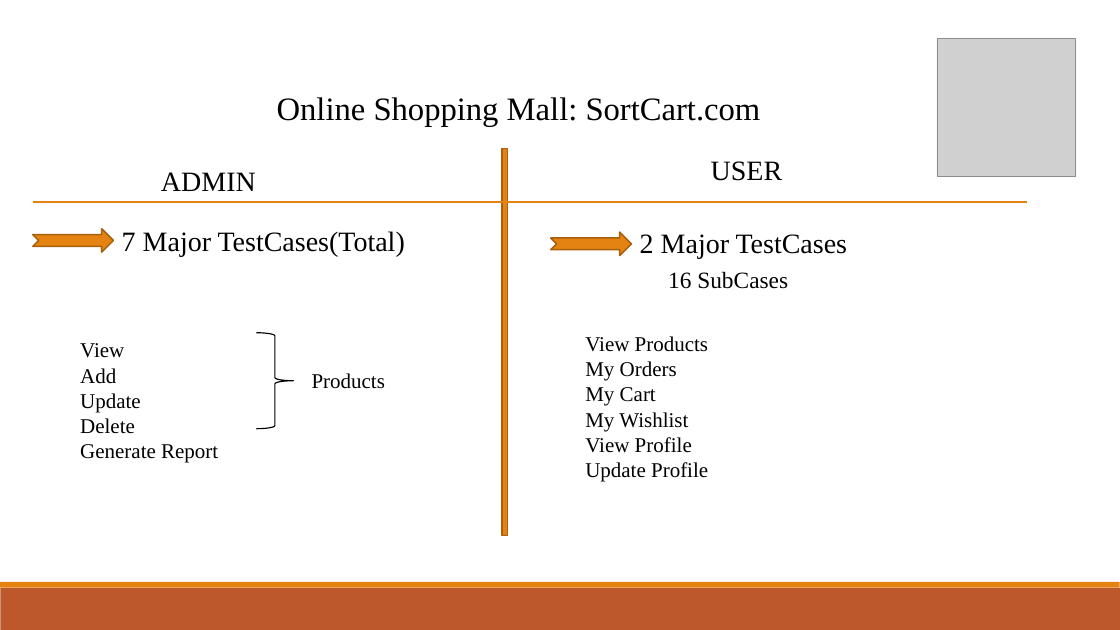
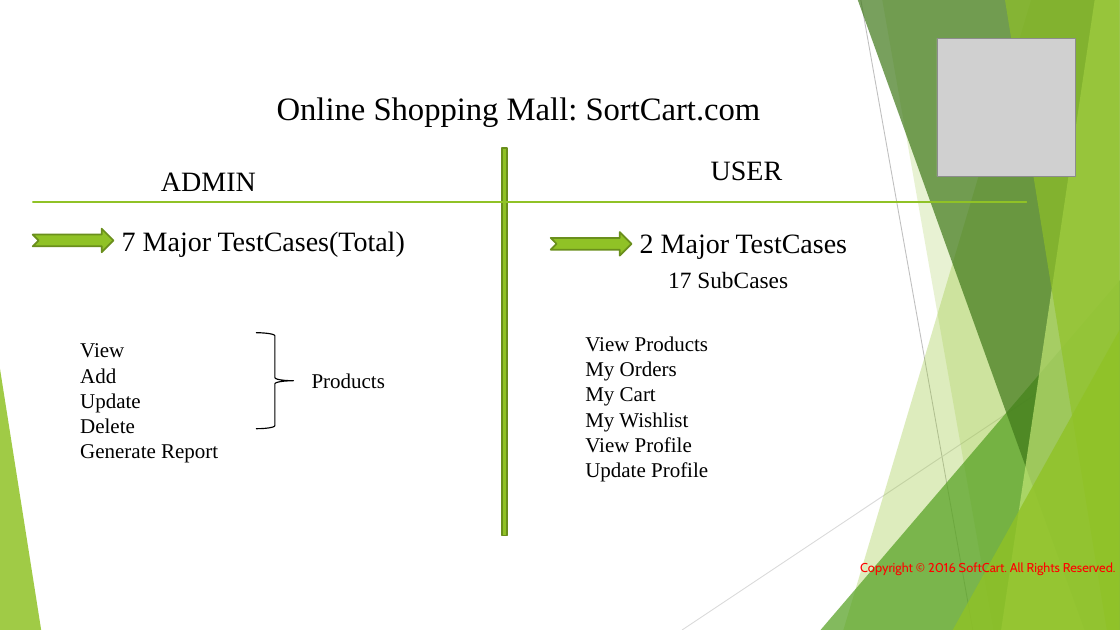
Before and after one commit to pratik8989s/d-day, a slide deck: slide 2 of 1.3/PPT.pptx. Drawn at 1120x630 pixels with LibreOffice and Linux fonts; fonts in the diff are those of the drawing; grey boxes stand for pictures. Boxes give left, top, right and bottom in pixels: in the first picture for what was removed or moved away, otherwise in the second. Text is boxed around its words. In the diff, an @@ line names an element or a change of style, - is before the commit and + after.

```diff
--- a/1.3/PPT.pptx
+++ b/1.3/PPT.pptx
@@ fill #E48312 to #90C226; outline #A9610D 1.25 pt to #6B901C 1.5 pt in 3 elements at (x1=33, y1=229, x2=113, y2=252), (x1=551, y1=232, x2=632, y2=255), (x1=502, y1=149, x2=507, y2=536) @@
@@ line (33, 202) - (1027, 202): stroke #E48312 1 pt to #90C226 1 pt @@
@@ text at (x1=668, y1=271, x2=788, y2=289): text changed @@
-16 SubCases
+17 SubCases
@@ group added at (x1=0, y1=0, x2=1120, y2=630): 5 freeform shapes, 3 triangles, 2 lines @@
@@ text added at (x1=860, y1=562, x2=1116, y2=577), 11 pt, text #FF0000 @@
+Copyright © 2016 SoftCart. All Rights Reserved.
@@ rectangle removed at (x1=0, y1=588, x2=1120, y2=630) @@
@@ rectangle removed at (x1=0, y1=582, x2=1120, y2=588) @@
```
Also in this commit, not shown: 4 other slides changed, 6 other files.
